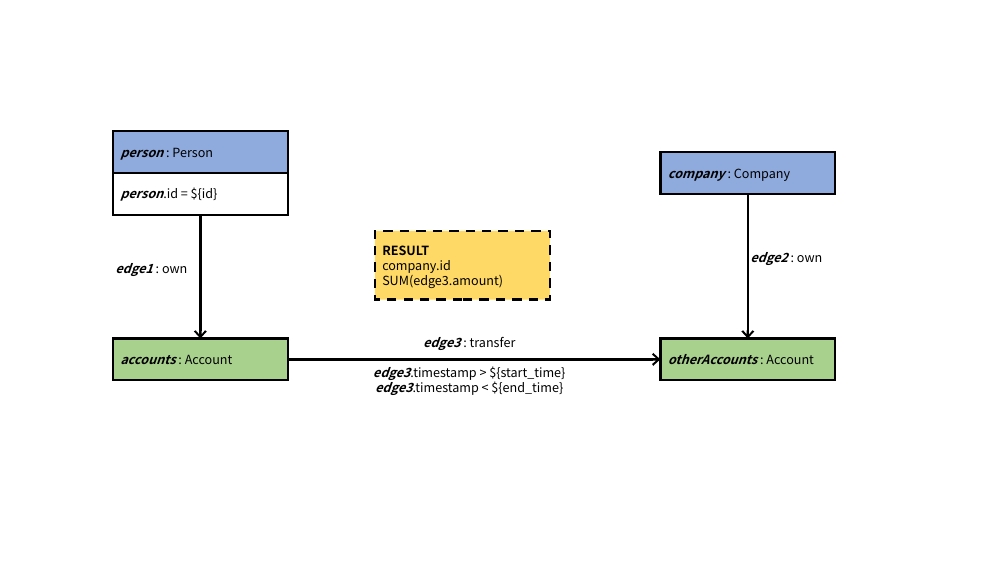
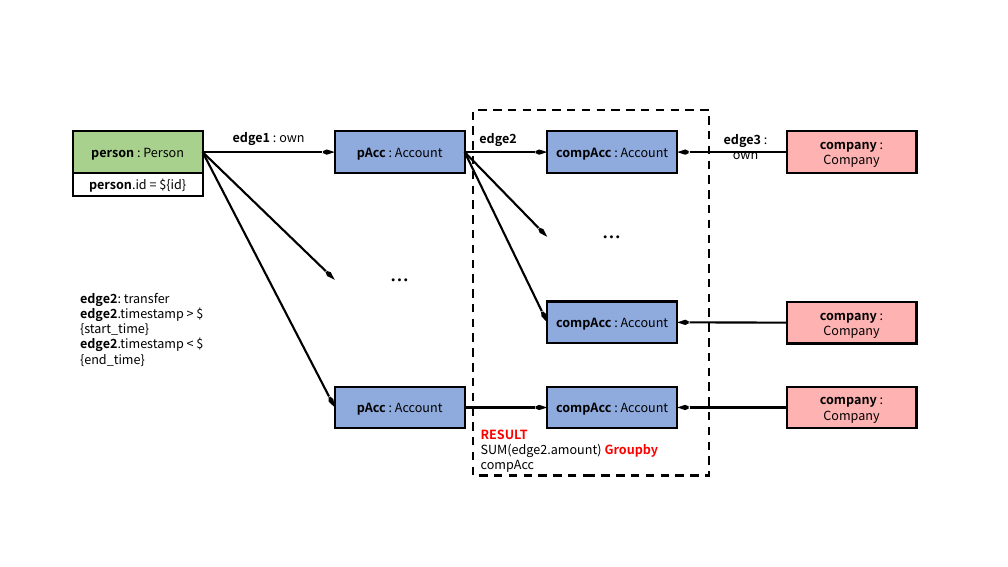
Before and after one commit to ldbc/ldbc_finbench_docs, a slide deck: slide 13 of patterns/transaction-complex-read.pptx (slide 14 before the commit). Drawn at 1008x567 pixels with LibreOffice and Linux fonts; fonts in the diff are those of the drawing. Boxes give left, top, right and bottom in pixels: in the first picture for what was removed or moved away, otherwise in the second. Text is boxed around its words. In the diff, an @@ line names an element or a change of style, - is before the commit and + after.

```diff
--- a/patterns/transaction-complex-read.pptx
+++ b/patterns/transaction-complex-read.pptx
@@ rectangle "RESULT": place and size @@
-rectangle "RESULT" at [375,231,550,299]
+rectangle "RESULT" at [473,110,709,476]
@@ rectangle "RESULT" at [473,110,709,476]: vertical alignment middle to bottom; fill #FFD966 to none; outline #000000 2.25 pt dashed to #000000 2 pt dashed @@
@@ rectangle "person : Person": place and size @@
-rectangle "person : Person" at [113,132,287,173]
+rectangle "person : Person" at [73,132,203,173]
@@ rectangle "person : Person" at [73,132,203,173]: italic off in "person"; alignment left to centre; fill #8FAADC to #A9D18E; outline #000000 2.25 pt to #000000 2 pt @@
@@ text "edge1 : own": place and size @@
-text "edge1 : own" at [115,263,187,276]
+text "edge1 : own" at [233,132,304,145]
@@ text "edge1 : own" at [233,132,304,145]: italic off in "edge1" @@
@@ rectangle "pAcc : Account": place and size @@
-rectangle "pAcc : Account" at [113,339,287,380]
+rectangle "pAcc : Account" at [335,132,465,173]
@@ rectangle "pAcc : Account" at [335,132,465,173]: fill #A9D18E to #8FAADC; outline #000000 2.25 pt to #000000 2 pt @@
@@ text in rectangle at [357,147,443,160]: text changed; bold off; italic off @@
-accounts : Account
+pAcc : Account
@@ text at [479,133,516,146]: text changed; italic off @@
-edge2 : own
+edge2
@@ rectangle "compAcc : Account" at [547,132,678,173]: fill #A9D18E to #8FAADC; outline #000000 2.25 pt to #000000 2 pt @@
@@ rectangle "compAcc : Account": place and size @@
-rectangle "compAcc : Account" at [660,339,835,380]
+rectangle "compAcc : Account" at [547,132,678,173]
@@ text in rectangle at [556,147,669,160]: text changed; bold off; italic off @@
-otherAccounts : Account
+compAcc : Account
@@ rectangle "company : Company": place and size @@
-rectangle "company : Company" at [660,152,835,194]
+rectangle "company : Company" at [786,132,917,173]
@@ rectangle "company : Company" at [786,132,917,173]: italic off in "company"; alignment left to centre; fill #8FAADC to #FF0000 at 30% opacity; outline #000000 2.25 pt to #000000 2 pt @@
@@ rectangle "person.id = ${id}": place and size @@
-rectangle "person.id = ${id}" at [113,173,287,215]
+rectangle "person.id = ${id}" at [73,173,203,196]
@@ rectangle "person.id = ${id}" at [73,173,203,196]: italic off in "person.id"; alignment left to centre; outline #000000 2.25 pt to #000000 2 pt @@
@@ arrow removed from (748, 194) to (748, 339) @@
@@ arrow removed from (200, 215) to (200, 339) @@
@@ group added at [203,134,917,428]: 10 arrows, 5 rectangles, 3 texts @@
+pAcc : Account
+compAcc : Account
+company : Company
+…
+edge3 : own
+compAcc : Account
+company : Company
+…
@@ text at [80,293,184,366]: text changed @@
-edge3 : transfer
-edge3.timestamp > ${start_time}
-edge3.timestamp < ${end_time}
+edge2: transfer
+edge2.timestamp > ${start_time}
+edge2.timestamp < ${end_time}
@@ arrow removed from (288, 359) to (660, 359) @@
@@ text in rectangle at [481,444,659,472]: text changed @@
-company.id
-SUM(edge3.amount)
+SUM(edge2.amount) Groupby compAcc
@@ text in rectangle at [481,429,528,439]: text colour #000000 to #FF0000 in "RESULT" @@
```
Also in this commit, not shown: 11 other slides changed, 3 slides added, 2 slides removed, 51 other files.
